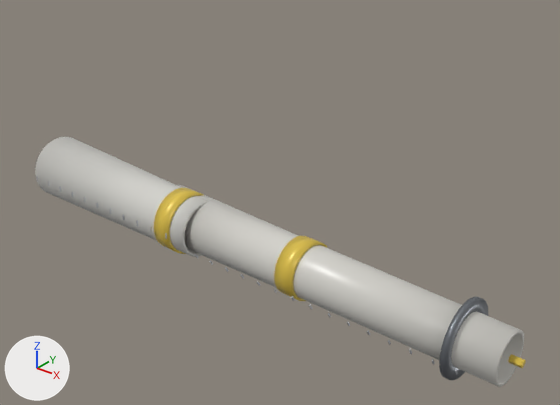
Renders of the glTF model assets/maps/reactor_site/glb/22_topple_stack.glb from each side of a commit.
The view is the same before and after, from a camera (50 mm lens) standing at (107.4, -72.4, 57.9) and looking at (49.0, 0.7, 12.6). The lights are fixed; the arrows at lower left show +X, +Y and +Z. The first picture is the older version. Both versions are drawn at frame 264 of the action 'ToppleStackOnce'; the numbers are the values there. Vertices at exactly the same position are counted once.

In view in the first picture: 'piece_stack_lower_concretepale', 'piece_stack_lower_warning', 'piece_stack_upper_concretepale', 'piece_stack_upper_steeldark', 'piece_stack_upper_warning', 'piece_stack_upper_warning_nocol' and 2 more.
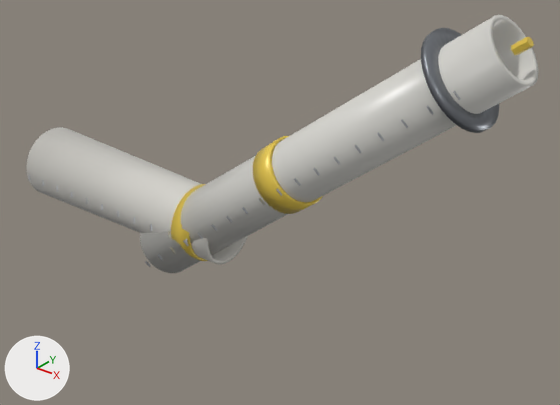
ob_piece_stack_lower is not drawn itself; it is the parent of ob_piece_stack_lower_concretepale, ob_piece_stack_lower_steel_nocol, ob_piece_stack_lower_warning.
ob_piece_stack_upper is not drawn itself; it is the parent of ob_piece_stack_upper_concretepale, ob_piece_stack_upper_steel_nocol, ob_piece_stack_upper_steeldark, ob_piece_stack_upper_warning, ob_piece_stack_upper_warning_nocol.

What changed in the scene script:
```text
Change me_piece_stack_lower_concretepale_mesh:
    used by ob_piece_stack_lower_concretepale; parent = ob_piece_stack_lower; location = (0.0, 0.0, 0.0)
    remove me_piece_stack_lower_concretepale_mesh.from_pydata(...)  # 192 vertices, 384 faces; spans x -5.2..5.2, y -5.2..5.2, z -16.5..17.5
    add me_piece_stack_lower_concretepale_mesh.from_pydata(...)  # 192 vertices, 384 faces; spans x -6.0..6.0, y -6.0..6.0, z -18.8..20.1
    me_piece_stack_lower_concretepale_mesh part 1: the whole mesh is scaled about the mesh origin by 1.14
Change me_piece_stack_lower_warning_mesh:
    used by ob_piece_stack_lower_warning; parent = ob_piece_stack_lower; location = (0.0, 0.0, 0.0)
    remove me_piece_stack_lower_warning_mesh.from_pydata(...)  # 128 vertices, 256 faces; spans x -4.75..4.75, y -4.75..4.75, z 12.04..15.04
    add me_piece_stack_lower_warning_mesh.from_pydata(...)  # 128 vertices, 256 faces; spans x -5.44..5.44, y -5.44..5.44, z 13.78..17.21
    me_piece_stack_lower_warning_mesh part 2: the whole mesh is multiplied about the mesh origin by the matrix ((1.145, 0.0, 0.0), (0.0, 1.145, 0.0), (0.0, 0.0, 1.145))
Change me_piece_stack_upper_concretepale_mesh:
    used by ob_piece_stack_upper_concretepale; parent = ob_piece_stack_upper; location = (0.0, 0.0, 0.0)
    remove me_piece_stack_upper_concretepale_mesh.from_pydata(...)  # 192 vertices, 384 faces; spans x -4.3..4.3, y -4.3..4.3, z -26.9..29.1
    remove me_piece_stack_upper_concretepale_mesh.materials.append(mat_concretepale)
    add me_piece_stack_upper_concretepale_mesh.from_pydata(...)  # 192 vertices, 384 faces; spans x -4.9..4.9, y -4.9..4.9, z -30.8..33.3
    me_piece_stack_upper_concretepale_mesh part 3: the whole mesh is multiplied about the mesh origin by the matrix ((1.145, 0.0, 0.0), (0.0, 1.145, 0.0), (0.0, 0.0, 1.145))
    me_piece_stack_upper_concretepale_mesh part 4: vertex colours changed
    add me_piece_stack_upper_concretepale_mesh.materials.append(mat_concretepale_001)  # light grey #d7d6d0
Change me_piece_stack_upper_steeldark_mesh:
    used by ob_piece_stack_upper_steeldark; parent = ob_piece_stack_upper; location = (0.0, 0.0, 0.0)
    remove me_piece_stack_upper_steeldark_mesh.from_pydata(...)  # 128 vertices, 256 faces; spans x -5.08..5.08, y -5.08..5.08, z 23.12..23.72
    add me_piece_stack_upper_steeldark_mesh.from_pydata(...)  # 128 vertices, 256 faces; spans x -5.82..5.82, y -5.82..5.82, z 26.46..27.15
    me_piece_stack_upper_steeldark_mesh part 5: the whole mesh is multiplied about the mesh origin by the matrix ((1.145, 0.0, 0.0), (0.0, 1.145, 0.0), (0.0, 0.0, 1.145))
Change me_piece_stack_upper_warning_mesh:
    used by ob_piece_stack_upper_warning; parent = ob_piece_stack_upper; location = (0.0, 0.0, 0.0)
    remove me_piece_stack_upper_warning_mesh.from_pydata(...)  # 128 vertices, 256 faces; spans x -4.15..4.15, y -4.15..4.15, z -2.38..0.62
    add me_piece_stack_upper_warning_mesh.from_pydata(...)  # 128 vertices, 256 faces; spans x -4.75..4.75, y -4.75..4.75, z -2.73..0.71
    me_piece_stack_upper_warning_mesh part 6: the whole mesh is multiplied about the mesh origin by the matrix ((1.145, 0.0, 0.0), (0.0, 1.145, 0.0), (0.0, 0.0, 1.145))
    me_piece_stack_upper_warning_mesh part 7: 256 faces centred in x -4.12..4.12, y -4.12..4.12, z -2.38..0.62 are repainted in the vertex colours; the middle colour goes from white #f0efed to white #f9f8f6
Change me_piece_stack_upper_warning_nocol_mesh:
    used by ob_piece_stack_upper_warning_nocol; parent = ob_piece_stack_upper; location = (0.0, 0.0, 0.0)
    remove me_piece_stack_upper_warning_nocol_mesh.from_pydata(...)  # 12 vertices, 20 faces; spans x -0.5..0.5, y -0.43..0.43, z 29.12..30.72
    add me_piece_stack_upper_warning_nocol_mesh.from_pydata(...)  # 12 vertices, 20 faces; spans x -0.57..0.57, y -0.5..0.5, z 33.33..35.16
    me_piece_stack_upper_warning_nocol_mesh part 8: the whole mesh is scaled about its middle by 1.14, then moved by (0.0, 0.0, 4.33)
    me_piece_stack_upper_warning_nocol_mesh part 9: 20 faces centred in x -0.42..0.42, y -0.43..0.43, z 29.12..30.72 are repainted in the vertex colours; the middle colour goes from white #f4f2f0 to white #fdfcfc
Change ob_piece_stack_lower:
    ob_piece_stack_lower.location: (17.66, 0.0, 4.868) -> (19.63, 0.0, 5.721)
    ob_piece_stack_lower.rotation_euler: (0.457, 1.601, 0.445) -> (-0.577, 1.607, -0.553)  # degrees (26, 92, 25) -> degrees (-33, 92, -32)
Change ob_piece_stack_upper:
    ob_piece_stack_upper.location: (54.32, 0.0, 4.363) -> (51.97, 0.0, 18.07)
    ob_piece_stack_upper.rotation_euler: (1.568, 1.03, 1.526) -> (0.317, 0.883, 0.413)  # degrees (90, 59, 87) -> degrees (18, 51, 24)
```

Pixel boxes (x1, y1, x2, y2) of what changed, in the pictures (560 x 405 px; the box of a moved part takes in the faces that stretch with it):
'piece_stack_upper_concretepale', recoloured, reshaped, moved, turned
    before: (176, 185, 524, 387)
    after: (140, 15, 538, 273)
'piece_stack_lower_concretepale', mesh rescaled, moved, turned
    before: (35, 137, 209, 257)
    after: (26, 127, 247, 264)
'piece_stack_upper_steeldark', reshaped, moved, turned
    before: (439, 296, 488, 380)
    after: (421, 28, 499, 133)
'piece_stack_upper_warning', reshaped, recoloured, moved, turned
    before: (274, 236, 328, 301)
    after: (253, 136, 323, 214)
'piece_stack_lower_warning', reshaped, moved, turned
    before: (154, 188, 203, 254)
    after: (171, 184, 208, 261)
'piece_stack_upper_steel_nocol', moved, turned
    before: (195, 254, 458, 375)
    after: (145, 90, 461, 267)
'piece_stack_upper_warning_nocol', mesh rescaled, recoloured, moved, turned
    before: (508, 354, 526, 368)
    after: (511, 37, 534, 55)
'piece_stack_lower_steel_nocol', moved, turned
    before: (36, 176, 167, 239)
    after: (28, 174, 188, 243)
part 3 of me_piece_stack_upper_concretepale_mesh, moved or reshaped
    before: (176, 185, 524, 387)
    after: (140, 15, 538, 273)
part 6 of me_piece_stack_upper_warning_mesh, moved or reshaped
    before: (274, 236, 328, 301)
    after: (253, 136, 323, 214)
part 7 of me_piece_stack_upper_warning_mesh, recoloured
    before: (274, 236, 328, 301)
    after: (253, 136, 323, 214)
part 8 of me_piece_stack_upper_warning_nocol_mesh, moved or reshaped
    before: (508, 354, 526, 368)
    after: (511, 37, 534, 55)
part 9 of me_piece_stack_upper_warning_nocol_mesh, recoloured
    before: (508, 354, 526, 368)
    after: (511, 37, 534, 55)
